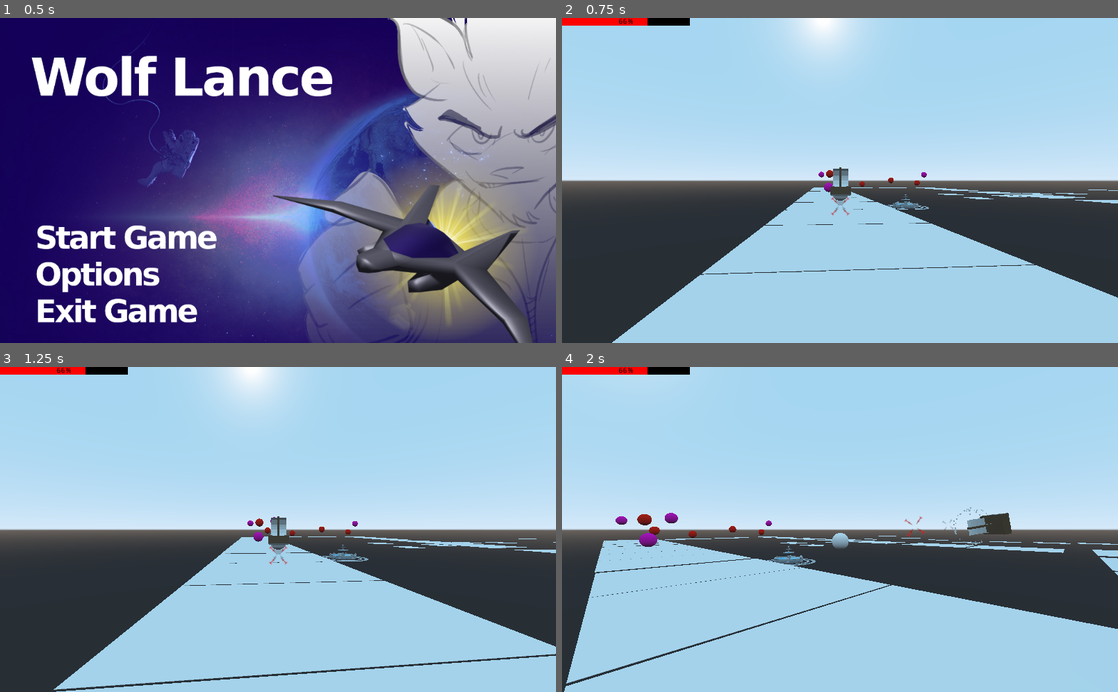
Above: before the commit, frames 1-4 (two rows, left to right).
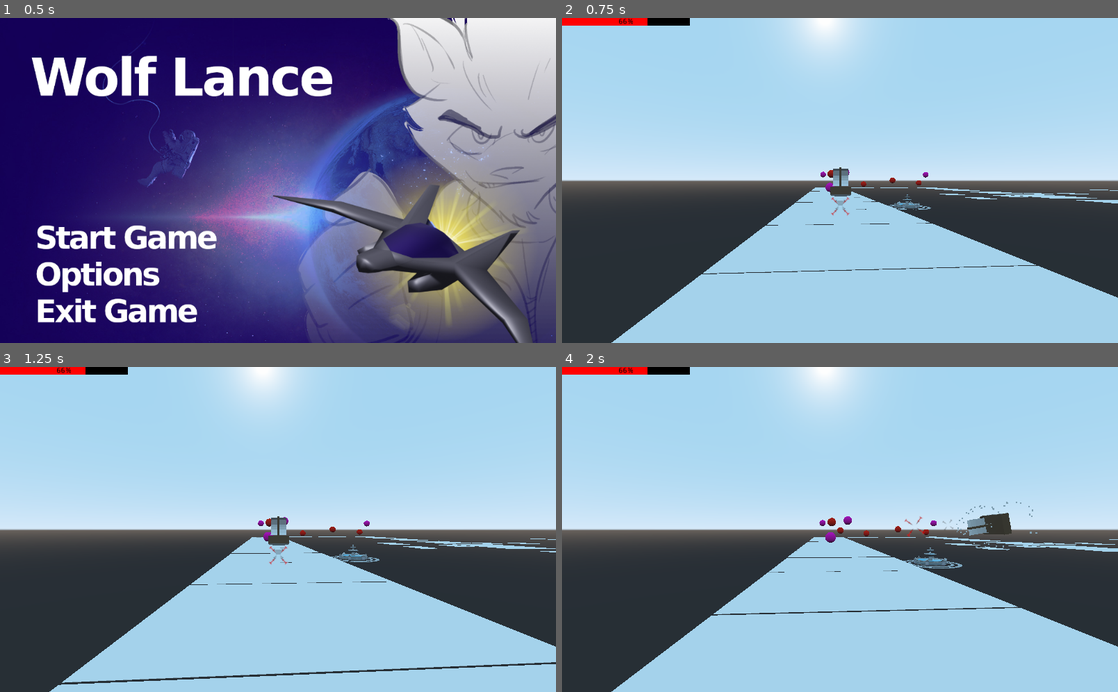
Above: after the commit, the same moments.

Repository: Joren-S-Tier/WolfLance-Alpha
Game: Godot game, scene res://main menu.tscn
Same seed, same stepped clock (60 frames per second), same inputs: the game is played once before the commit and once after it. Sound files missing from this copy of the repository are replaced by a short silence.
Inputs (mouse positions are in pixels of both pictures, inside the frame that each line leads up to):
- Up to frame 1 (0.5 s): no input
- Up to frame 2 (0.75 s): click (689, 239) at 0.5 s
- Up to frame 3 (1.25 s): no input
- Up to frame 4 (2 s): move the mouse to (962, 513) at 1.27 s; hold D (move_right) from 1.28 s (still down); hold Shift (dodge roll) from 1.28 s (still down); click (962, 513) at 1.42 s

Frame 1 is identical in both runs. In frame 2, 0.4% of the frame differs, in the area x 8-99%, y 46-100%; in frame 3, 2.6%; in frame 4, 17%, in the area x 0-100%, y 0-100%.

Commit message:
Update Tilt Functionality
Update Ship Tilt Functionality to have the ship look at ship orient and have the ship orient return to a place in front of the ship

Diff:
--- /dev/null
+++ b/WolfLance-VS-Alpha/ShipOrient.gd
@@ -0,0 +1,38 @@
+extends Position3D
+var up_boundry = 80
+var right_boundry = 100
+var left_boundry = -100
+var down_boundry = -80
+var returnspeed = 1000
+export var Look_speed = 1500
+var input_vector = Vector3.ZERO
+var velocity = Vector3.ZERO
+var velocity2 = Vector3.ZERO
+onready var ShipOrient2 = get_node("/root/main/rail/railcart/ShipOrient2")
+
+
+# Declare member variables here. Examples:
+# var a = 2
+# var b = "text"
+
+
+# Called when the node enters the scene tree for the first time.
+func _ready():
+	pass
+
+
+# Called every frame. 'delta' is the elapsed time since the previous frame.
+func _physics_process(delta):
+
+	input_vector.x = Input.get_action_strength("move_left") - Input.get_action_strength("move_right")
+	input_vector.y = Input.get_action_strength("move_up") - Input.get_action_strength("move_down")
+	input_vector = input_vector.normalized()
+	self.transform.origin.x = clamp(self.transform.origin.x, left_boundry,right_boundry)
+	self.transform.origin.y = clamp(self.transform.origin.y, down_boundry, up_boundry)
+	velocity.x = input_vector.x * Look_speed * delta
+	velocity.y = input_vector.y * Look_speed * delta
+	velocity2 = self.transform.origin.move_toward(ShipOrient2.transform.origin,delta * returnspeed)
+	if input_vector.x || input_vector.y != 0:
+		translate_object_local(velocity)
+	else:
+		self.transform.origin = velocity2
--- /dev/null
+++ b/WolfLance-VS-Alpha/ShipOrient2.gd
@@ -0,0 +1,51 @@
+extends Position3D
+
+#this max health variable seems to control the health bar for some reason?
+
+export var ship_speed = 5
+export var roll_speed = 10
+var velocity = Vector3.ZERO
+var right_boundry = 50
+var left_boundry = -50
+var down_boundry = -50
+var up_boundry = 50
+var forward_boundry = -5
+var backward_boundry = 5
+var input_vector = Vector3.ZERO
+var down_position = Vector2(0.0, 0.0)
+
+var first_boost = true
+var is_rolling = false
+
+func _ready():
+	pass
+
+
+
+
+func _physics_process(delta):
+
+
+	input_vector.x = Input.get_action_strength("move_right") - Input.get_action_strength("move_left")
+	input_vector.y = Input.get_action_strength("move_up") - Input.get_action_strength("move_down")
+	input_vector = input_vector.normalized()
+	self.transform.origin.x = clamp(self.transform.origin.x, left_boundry,right_boundry)
+	self.transform.origin.y = clamp(self.transform.origin.y, down_boundry, up_boundry)
+
+
+	if is_rolling == false:
+		velocity.x = input_vector.x * ship_speed * delta * -1
+		velocity.y = input_vector.y * ship_speed * delta
+
+	if Input.get_action_strength("dodge roll")>=1:
+		dodgeRoll()
+	else:
+		translate(velocity)
+
+func dodgeRoll():
+	translate_object_local(velocity * roll_speed)
+	is_rolling = true
+	$rollTimer.start(.12)
+
+func _on_rollTimer_timeout():
+	is_rolling = false
--- a/WolfLance-VS-Alpha/main.tscn
+++ b/WolfLance-VS-Alpha/main.tscn
@@ -10,6 +10,9 @@
 [ext_resource path="res://musicBox.gd" type="Script" id=8]
 [ext_resource path="res://Basic Enemy.tscn" type="PackedScene" id=9]
 [ext_resource path="res://fountain.tscn" type="PackedScene" id=10]
+[ext_resource path="res://RailOrient.gd" type="Script" id=11]
+[ext_resource path="res://ShipOrient.gd" type="Script" id=12]
+[ext_resource path="res://ShipOrient2.gd" type="Script" id=13]
 
 [sub_resource type="CubeMesh" id=1]
 
@@ -628,7 +631,8 @@
 
 [node name="ShipOrient" type="Position3D" parent="rail/railcart"]
 transform = Transform( 1, 0, 0, 0, 1, 0, 0, 0, 1, -5.72205e-06, -9.39997, 72.7969 )
-script = ExtResource( 10 )
+visible = false
+script = ExtResource( 12 )
 
 [node name="MeshInstance" type="MeshInstance" parent="rail/railcart/ShipOrient"]
 transform = Transform( 6, 0, 0, 0, 6, 0, 0, 0, 6, 0, 0, 0 )
@@ -647,20 +651,27 @@
 
 [node name="ShipOrient2" type="Position3D" parent="rail/railcart"]
 transform = Transform( 1, 0, 0, 0, 1, 0, 0, 0, 1, -5.72205e-06, -9.39997, 72.7969 )
+script = ExtResource( 13 )
+ship_speed = 20
 
 [node name="MeshInstance" type="MeshInstance" parent="rail/railcart/ShipOrient2"]
 transform = Transform( 6, 0, 0, 0, 6, 0, 0, 0, 6, 0, 0, 0 )
+visible = false
 mesh = SubResource( 10 )
 material/0 = null
 
+[node name="rollTimer" type="Timer" parent="rail/railcart/ShipOrient2"]
+
 [node name="RailOrient" type="PathFollow" parent="rail"]
-transform = Transform( 30, -2.67334e-09, 0.0113563, 2.55295e-09, 30, 3.18021e-07, -0.0113563, -3.1802e-07, 30, 0.0195698, 3.20338e-06, -156.237 )
+transform = Transform( 30, 1.2402e-09, -0.0118049, 1.47624e-09, 30, 6.90334e-06, 0.0118049, -6.90334e-06, 30, 0.0121827, 4.49651e-06, -156.237 )
+offset = 150.0
+rotation_mode = 0
+cubic_interp = false
+script = ExtResource( 11 )
+cartspeed = 100
+
+[node name="MeshInstance" type="MeshInstance" parent="rail/RailOrient"]
 visible = false
-offset = 150.0
-script = ExtResource( 9 )
-cartspeed = 100
-
-[node name="MeshInstance" type="MeshInstance" parent="rail/RailOrient"]
 mesh = SubResource( 9 )
 material/0 = null
 
@@ -710,3 +721,4 @@
 
 [connection signal="tree_entered" from="rail" to="rail/railcart/ship" method="_on_rail_tree_entered"]
 [connection signal="finished" from="rail/railcart/musicBox" to="rail/railcart" method="_on_musicBox_finished"]
+[connection signal="timeout" from="rail/railcart/ShipOrient2/rollTimer" to="rail/railcart/ShipOrient2" method="_on_rollTimer_timeout"]
Not shown: 1 places in WolfLance-VS-Alpha/main.tscn that only renumber resources
